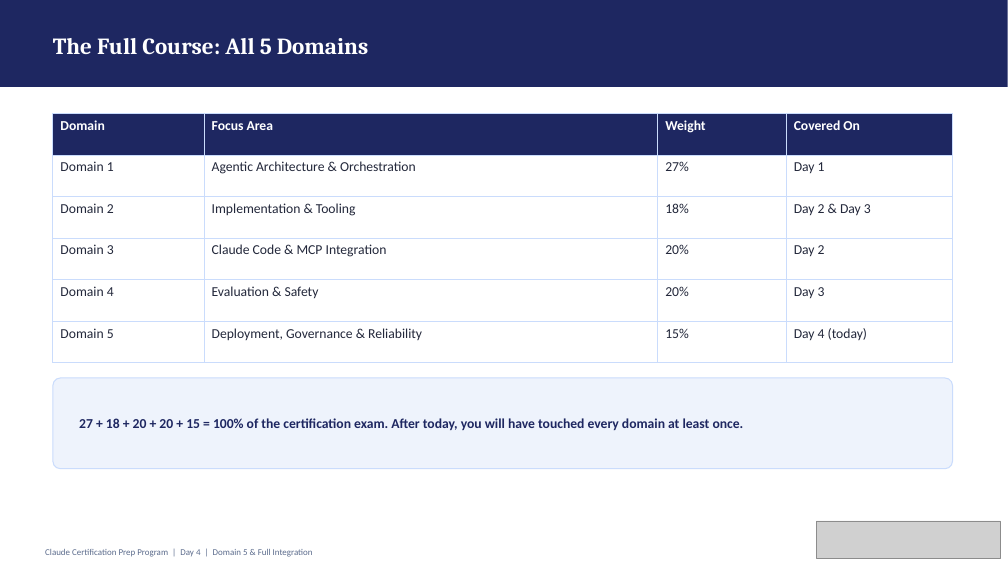
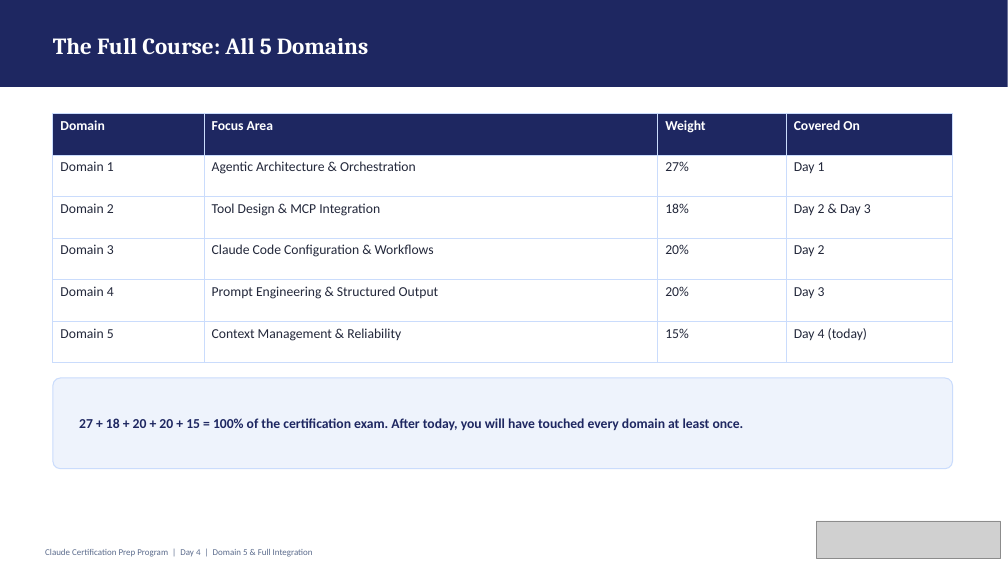
Before and after one commit to venkateshpabbati/CCAF, a slide deck: slide 3 of CCAR-F_Bootcamp_Resources_Aug_2026_Current/Claude_Cert_Day4_Integration_MockExam.pptx. Drawn at 1008x567 pixels with LibreOffice and Linux fonts; fonts in the diff are those of the drawing; grey boxes stand for pictures. Boxes give left, top, right and bottom in pixels: in the first picture for what was removed or moved away, otherwise in the second. Text is boxed around its words. In the diff, an @@ line names an element or a change of style, - is before the commit and + after.

```diff
--- a/CCAR-F_Bootcamp_Resources_Aug_2026_Current/Claude_Cert_Day4_Integration_MockExam.pptx
+++ b/CCAR-F_Bootcamp_Resources_Aug_2026_Current/Claude_Cert_Day4_Integration_MockExam.pptx
@@ table at [53,113,953,363] @@
-row 3, column 2: Implementation & Tooling
+row 3, column 2: Tool Design & MCP Integration
-row 4, column 2: Claude Code & MCP Integration
+row 4, column 2: Claude Code Configuration & Workflows
-row 5, column 2: Evaluation & Safety
+row 5, column 2: Prompt Engineering & Structured Output
-row 6, column 2: Deployment, Governance & Reliability
+row 6, column 2: Context Management & Reliability
```
Also in this commit, not shown: 4 other files.
